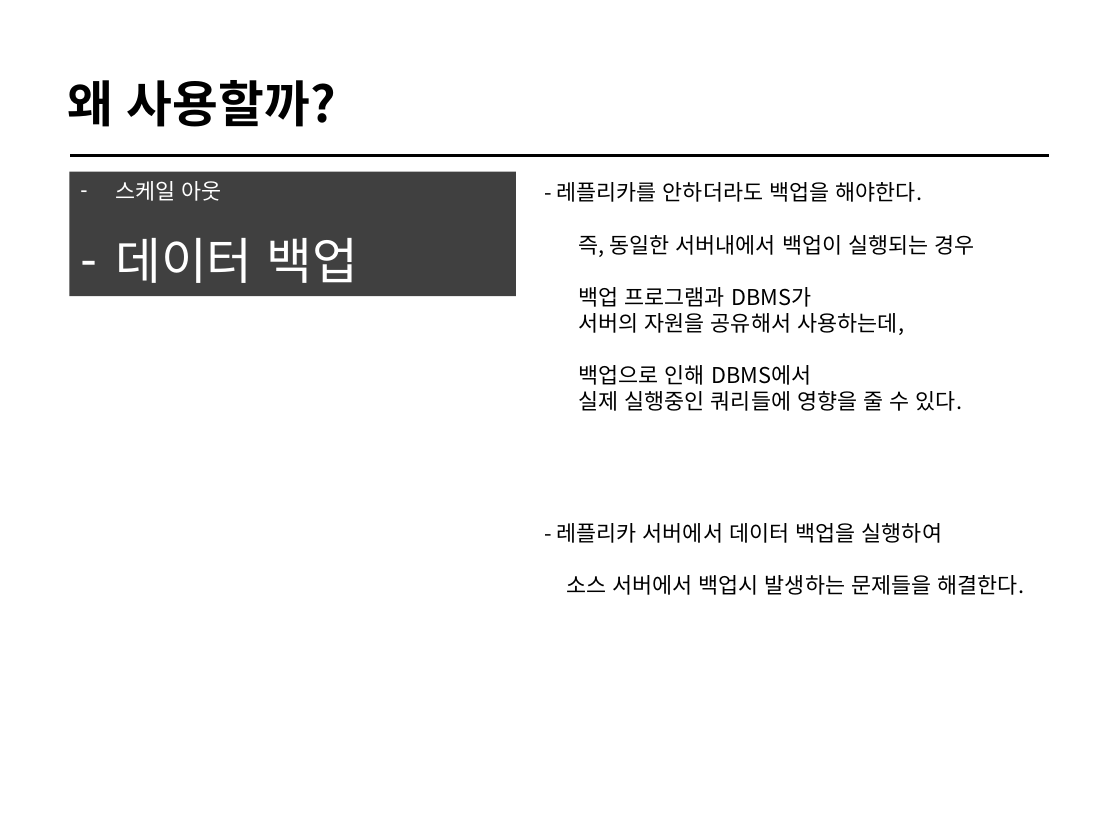
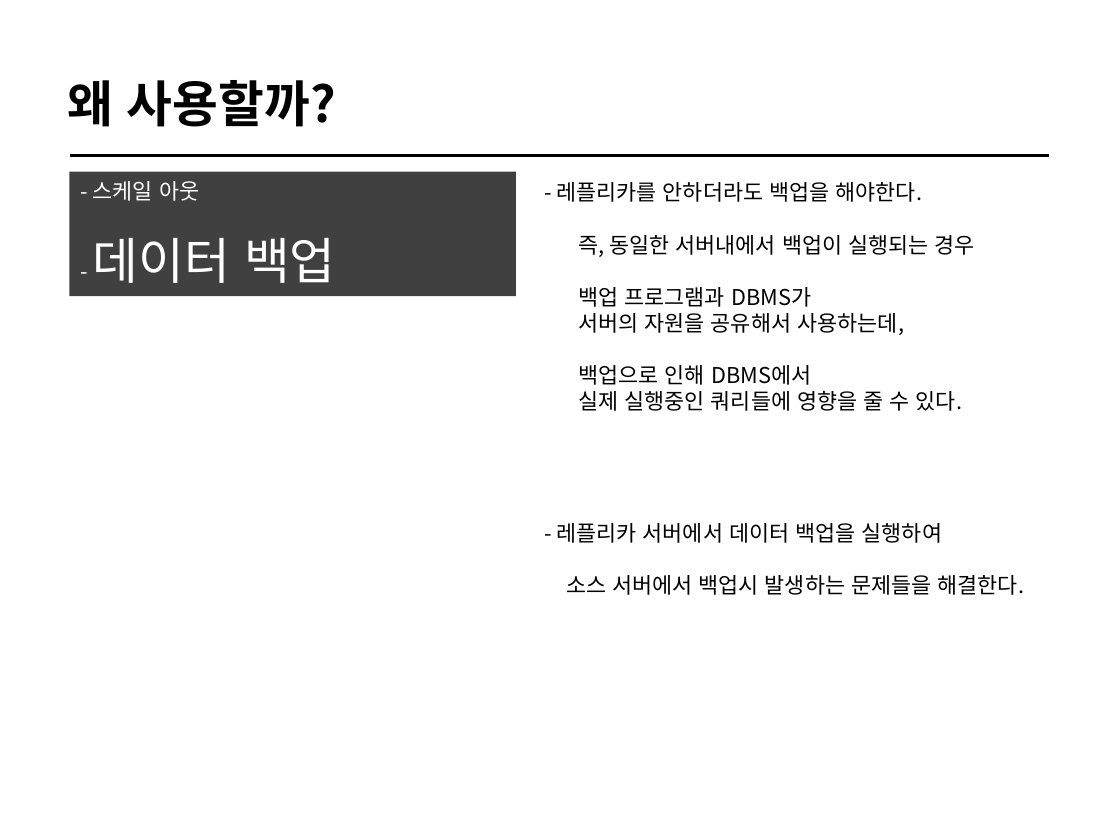
Before and after one commit to cs-study-org/cs-study, a slide deck: slide 13 of 23/yongki/Availability&Replication.pptx (slide 6 before the commit). Drawn at 1120x840 pixels with LibreOffice and Linux fonts; fonts in the diff are those of the drawing. Boxes give left, top, right and bottom in pixels: in the first picture for what was removed or moved away, otherwise in the second. Text is boxed around its words. In the diff, an @@ line names an element or a change of style, - is before the commit and + after.

```diff
--- a/23/yongki/Availability&Replication.pptx
+++ b/23/yongki/Availability&Replication.pptx
@@ text in rectangle at (x1=93, y1=181, x2=336, y2=283): text changed @@
-– 스케일 아웃
-– 데이터 백업
+- 스케일 아웃
+- 데이터 백업
```
Also in this commit, not shown: 5 other slides changed, 9 slides added, 1 other file.
